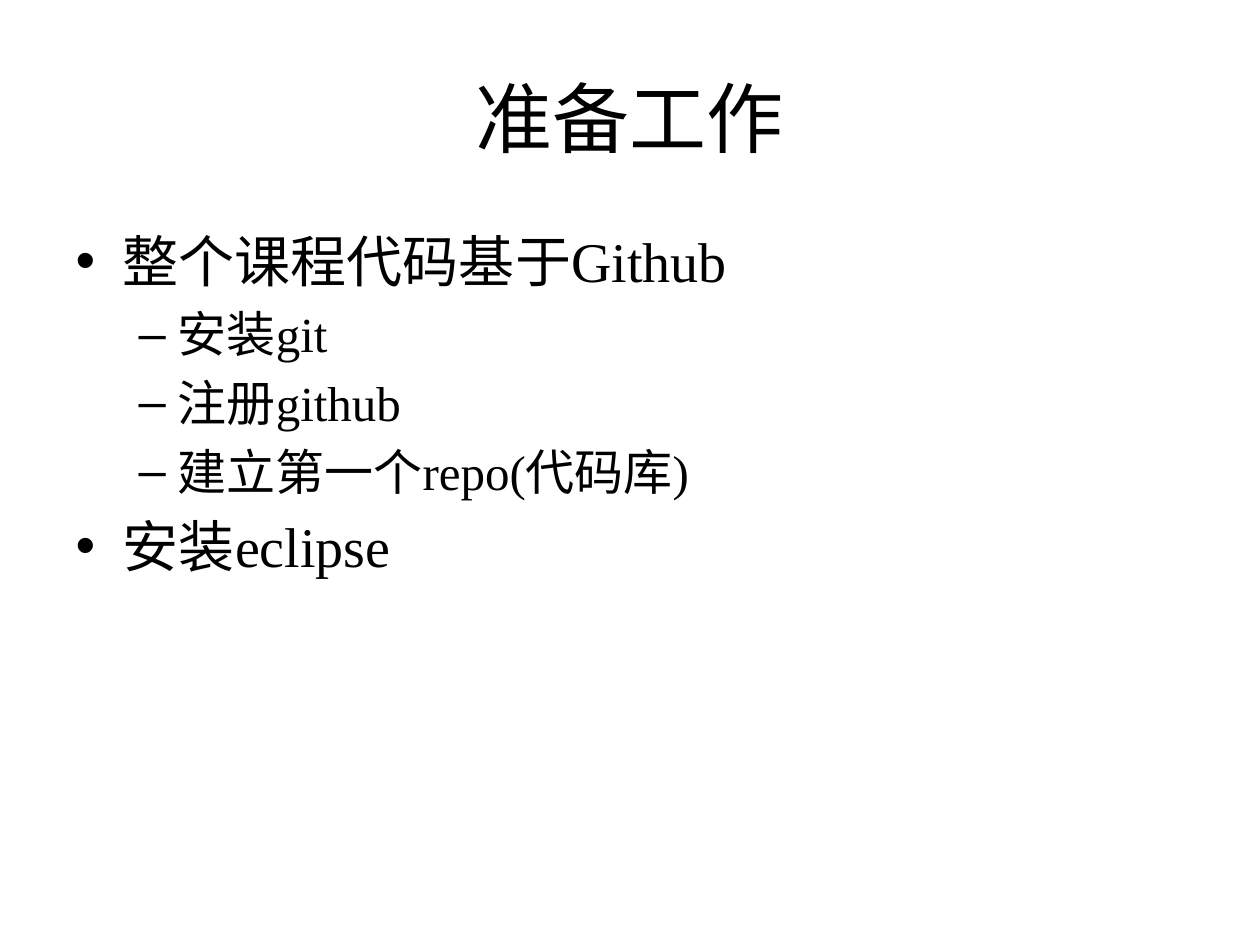
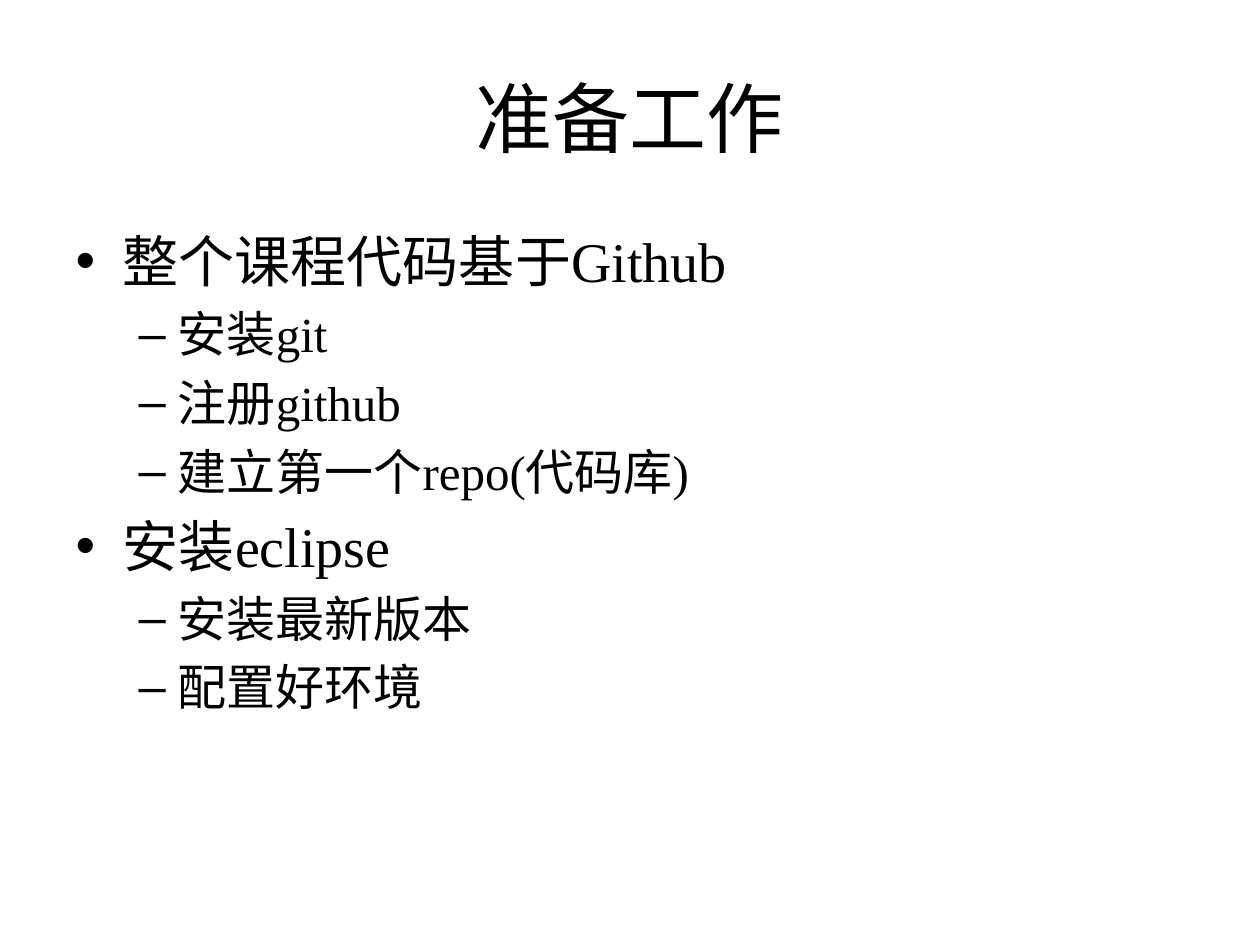
Before and after one commit to zhutao2015/JavaCourse, a slide deck: slide 5 of lesson1/lesson1.pptx (slide 4 before the commit). Drawn at 1260x945 pixels with LibreOffice and Linux fonts; fonts in the diff are those of the drawing. Boxes give left, top, right and bottom in pixels: in the first picture for what was removed or moved away, otherwise in the second. Text is boxed around its words. In the diff, an @@ line names an element or a change of style, - is before the commit and + after.

```diff
--- a/lesson1/lesson1.pptx
+++ b/lesson1/lesson1.pptx
@@ text at box(178, 595, 472, 709): paragraphs added @@
+  – 安装最新版本
+  – 配置好环境
```
Also in this commit, not shown: 1 other slide changed, 1 slide added, 1 other file.
